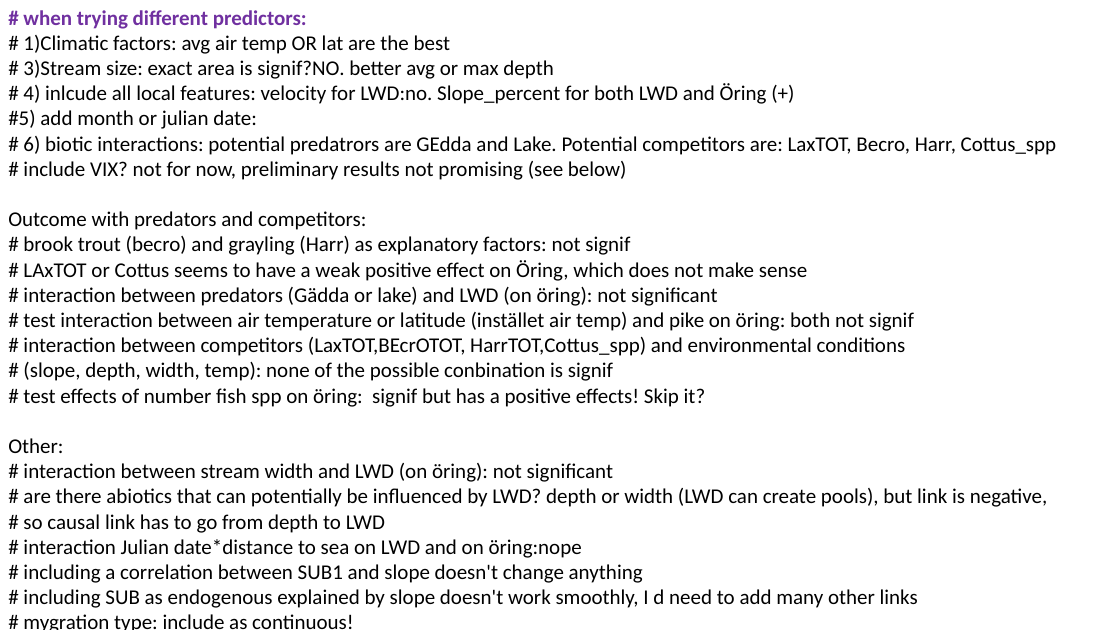
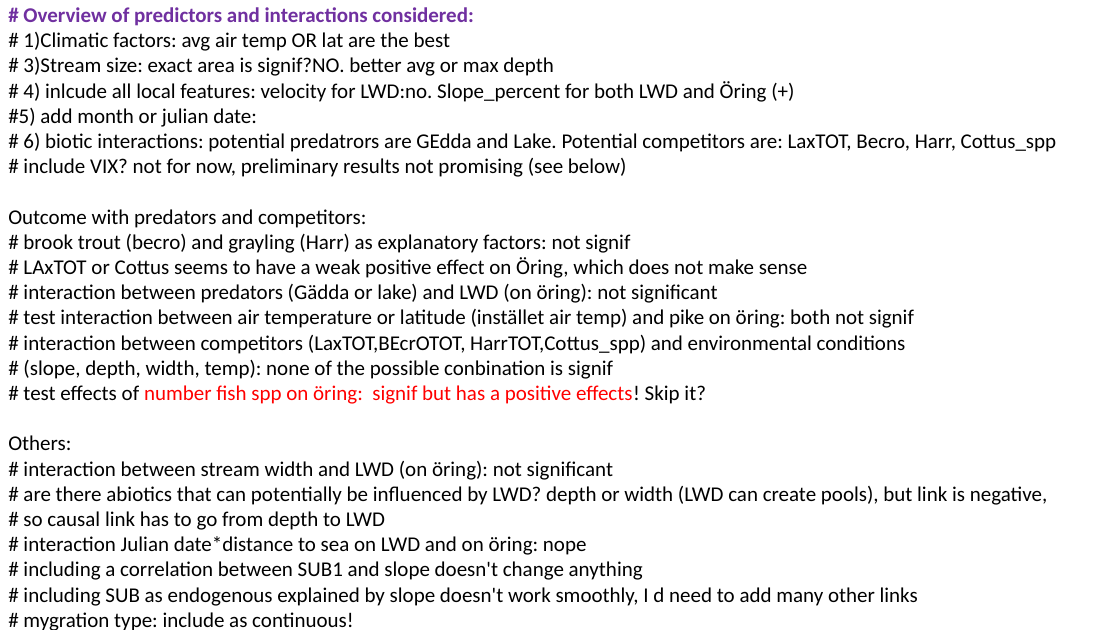
Before and after one commit to SerenaDonadi/Dod-ved, a slide deck: slide 20 of Electrofish data/LWD_analyses.pptx. Drawn at 1120x630 pixels with LibreOffice and Linux fonts; fonts in the diff are those of the drawing. Boxes give left, top, right and bottom in pixels: in the first picture for what was removed or moved away, otherwise in the second. Text is boxed around its words. In the diff, an @@ line names an element or a change of style, - is before the commit and + after.

```diff
--- a/Electrofish data/LWD_analyses.pptx
+++ b/Electrofish data/LWD_analyses.pptx
@@ text at box(23, 7, 473, 26): text changed @@
-# when trying different predictors:
+# Overview of predictors and interactions considered:
@@ text at box(23, 385, 706, 404): text colour #000000 to #FF0000 in "number fish spp on öring: signif but ..." @@
@@ text at box(8, 435, 71, 450): text changed @@
-Other:
+Others:
@@ text at box(23, 536, 587, 555): spaces changed @@
-# interaction Julian date*distance to sea on LWD and on öring:nope
+# interaction Julian date*distance to sea on LWD and on öring: nope
```
Also in this commit, not shown: 7 other slides changed, 4 slides added, 1 other file.
